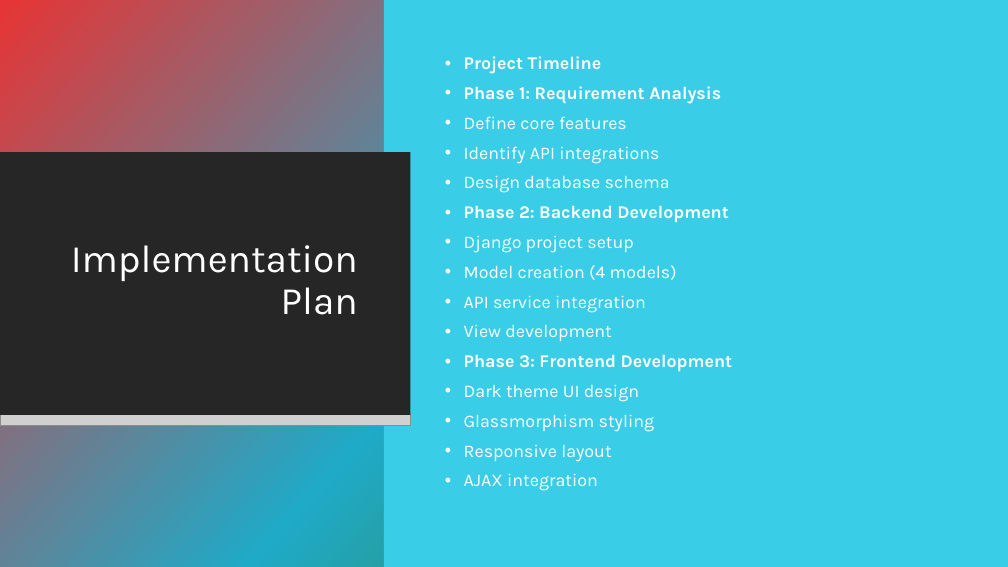
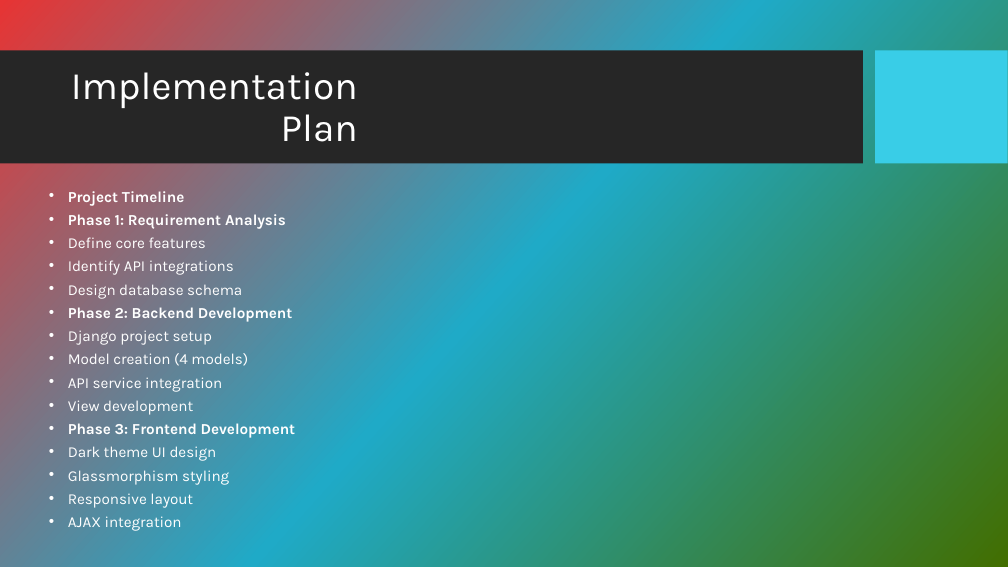
Before and after one commit to Akhandbhadouria/streaming-platforms-, a slide deck: slide 14 of PPTdjango.pptx (slide 15 before the commit). Drawn at 1008x567 pixels with LibreOffice and Linux fonts; fonts in the diff are those of the drawing; grey boxes stand for pictures; background and template pictures are left out. Boxes give left, top, right and bottom in pixels: in the first picture for what was removed or moved away, otherwise in the second. Text is boxed around its words. In the diff, an @@ line names an element or a change of style, - is before the commit and + after.

```diff
--- a/PPTdjango.pptx
+++ b/PPTdjango.pptx
@@ rectangle removed at bbox=[0, 0, 1008, 567] @@
@@ rectangle removed at bbox=[384, 0, 1008, 567] @@
@@ title "Implementation Plan": place and size @@
-title "Implementation Plan" at bbox=[71, 245, 358, 315]
+title "Implementation Plan" at bbox=[71, 72, 358, 142]
@@ rectangle removed at bbox=[0, 152, 411, 415] @@
@@ text "Project Timeline": place and size @@
-text "Project Timeline" at bbox=[464, 56, 733, 491]
+text "Project Timeline" at bbox=[68, 191, 296, 531]
@@ text "Project Timeline" at bbox=[68, 191, 296, 531]: size 17 to 14.4 pt; line spacing 0.9 to 0.7 @@
@@ picture removed at bbox=[0, 414, 411, 426] @@
```
Also in this commit, not shown: 15 other slides changed, 1 slide removed.
